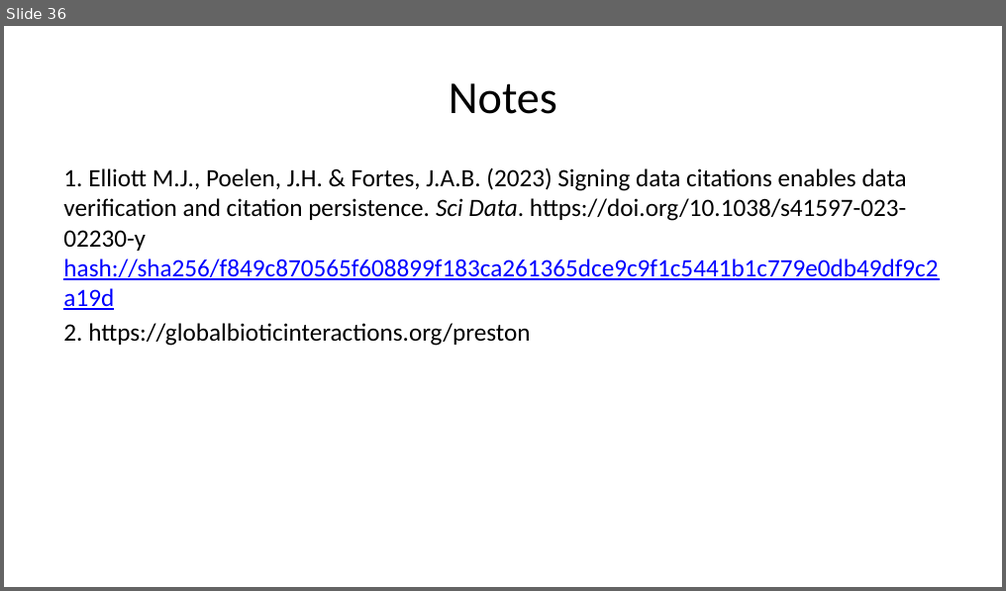
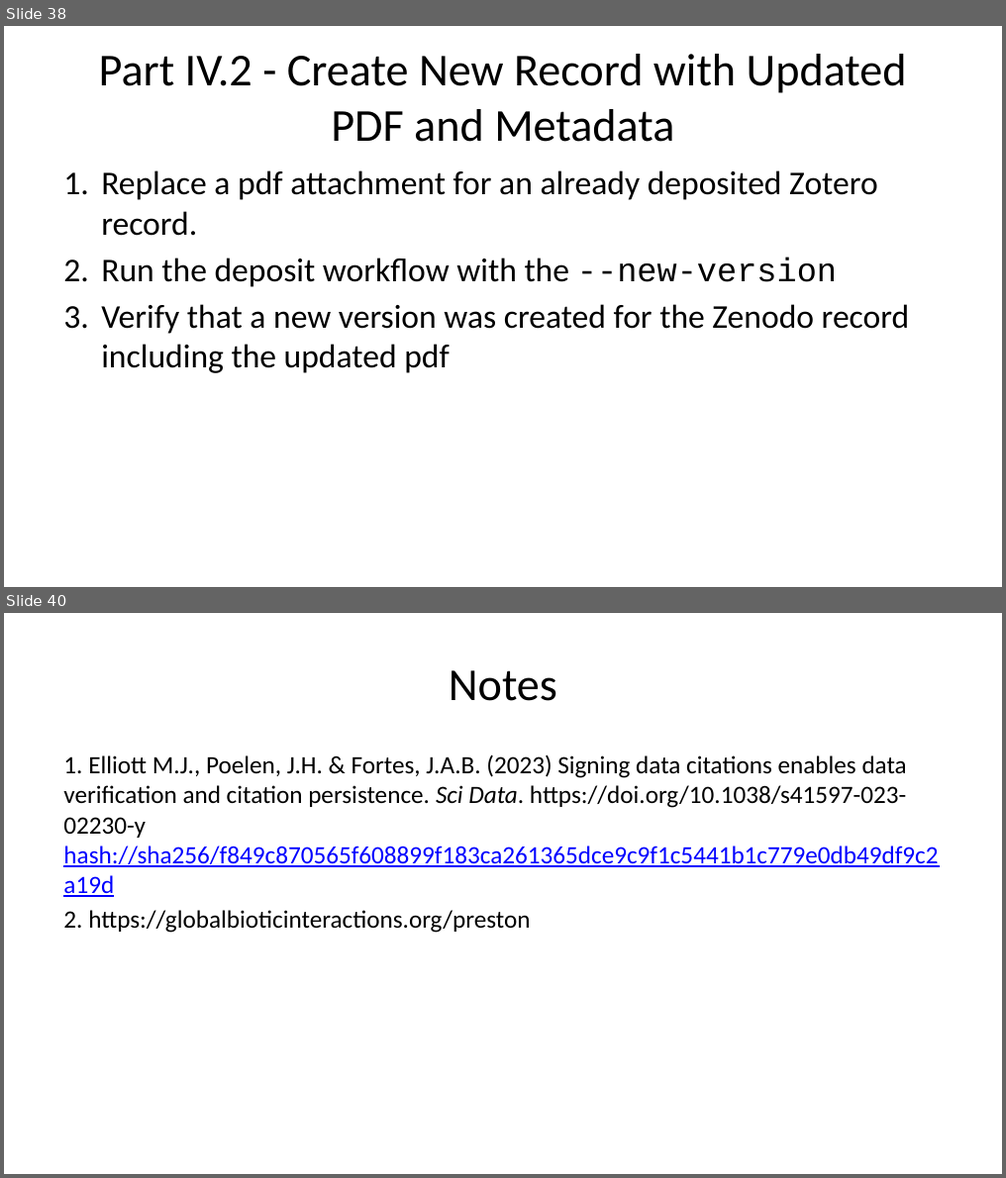
Before and after one commit to bat-literature/bat-literature.github.io, a slide deck: workshop.pptx. Shown one above the other, each under a label of ours: slide 36 before the commit, slides 38 and 40 after it; the slides between them are not shown. The pictures are 1006x591 and 1006x1178 pixels, drawn with LibreOffice and Linux fonts; fonts in the diff are those of the drawing. Boxes give left, top, right and bottom in pixels: in the first picture for what was removed or moved away, otherwise in the second. Text is boxed around its words. In the diff, an @@ line names an element or a change of style, - is before the commit and + after.

```diff
--- a/workshop.pptx
+++ b/workshop.pptx
@@ slide 38 added at <box>4,26,1002,587</box>, background #FFFFFF @@
@@ title added at <box>99,54,907,142</box>, 33 pt, text #000000 @@
+Part IV.2 - Create New Record with Updated PDF and Metadata
@@ text added at <box>101,171,910,373</box>, 24 pt, text #000000 @@
+1. Replace a pdf attachment for an already deposited Zotero record.
+2. Run the deposit workflow with the --new-version
+3. Verify that a new version was created for the Zenodo record including the updated pdf
@@ what was slide 36 is now slide 40 @@
```
Also in this commit, not shown: 1 slide changed, 3 other slides added, 3 other files.
